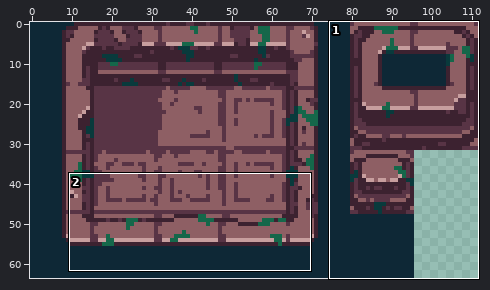
Sprite sheet -- Assets/Art/Models/Backgrounds/MossyTiles.png. Above: a wide view before the commit, with the close-up outlined.
Close-up. Old version:
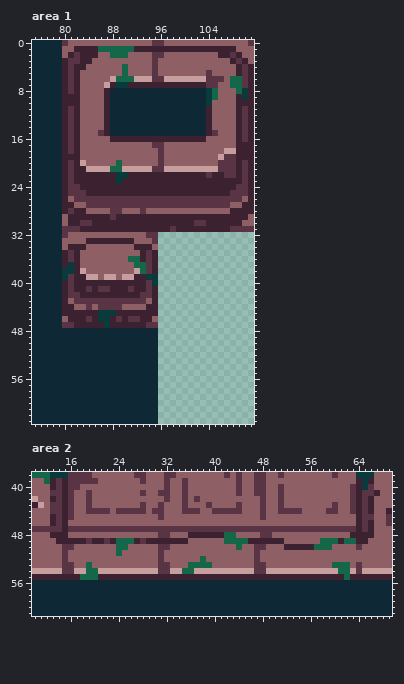
The file is 112x64 pixels. Shown: area 1: x 75..111, y 0..63; area 2: x 10..69, y 38..61.
And afterwards:
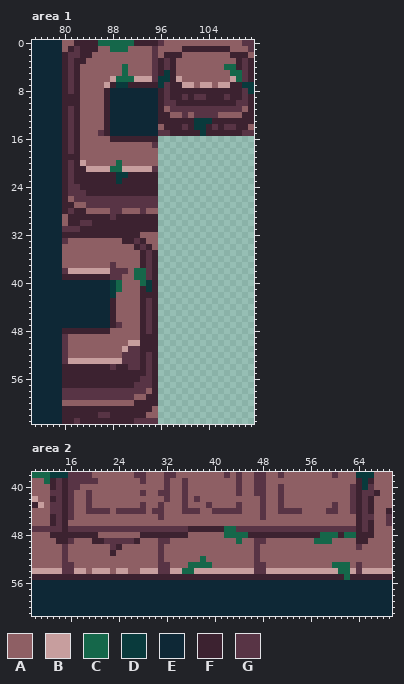
Palette (. is transparent): A #8e5f64  B #c79e9e  C #15674a  D #093a3c  E #0e2836  F #3c2230  G #583445
Diff:
Changed rows in their new state; - is an unchanged pixel.
Area 1:
first column x 80:
 0 A-FFFFCCCCCCFFFF--------------G-
 1 -FG---AA---AAAAGAAAA--------A--G
 2 FG---A--AAA-----AFFF------AAF-F-
 3 --F-A-----------FGF---------AFGF
 4 ---A------------FGF--------CC---
 5 ----------------FDF-----A---CC--
 6 ----------------DDF-AAAAAAA-B---
 7 ----------------DG--BBABBABBFFDD
 8 ----------------FGFFFFFFFFFFFFGD
 9 ----------------FGFFGFGGFFFGF-G-
10 ----------------FGGFFFFFFFFFFGG-
11 ----------------FAGGGGGGGGGGGGA-
12 ----------------FFAAGAGGGG---AF-
13 ----------------FFFFFFDDDFFFF-F-
14 ----------------AFFFGFDD-GFGG-FA
15 ----------------GGFFFFFD-FFFF--G
16 ----------------................
17 ----------------................
18 ----------------................
19 ----------------................
20 ----------------................
21 ----------------................
22 ----------------................
23 ----------------................
24 ----------------................
25 ----------------................
26 ----------------................
27 ----------------................
28 ----------------................
29 ----------------................
30 ----------------................
31 ----------------................
32 FFFFFFFFFFFFF-AA----------------
33 G---AAAAAA--GF-A----------------
34 -AAA---------G------------------
35 AAA-----------------------------
36 AAA--------AA-------------------
37 AAA-----G---AF------------------
38 GBB-BBBBGGG-C-------------------
39 FF--FFFFGGAACCGF----------------
40 EEEEEEEEDCAAACDF----------------
41 EEEEEEEEDCAAA-D-----------------
42 EEEEEEEEDAAAAFF-----------------
43 EEEEEEEEFAAAAFG-----------------
44 EEEEEEEEFA---FG-----------------
45 EEEEEEEEFAAAA-G-----------------
46 EEEEEEEE-AAAA-GF----------------
47 EEEEEEEE-GAAA--F----------------
48 FFFFFFFFAAAAAFGF----------------
49 GAAAAAAAAAAAAFFF----------------
50 GAAAAAAAAAABBFFF----------------
51 GAAAAAAAAABGGFFF----------------
52 GAAAAAAAAAGGGFGF----------------
53 GBBBBBBBBBGGGFGF----------------
54 FFFFFFFFGFFGGFGF----------------
55 FFFFFFFFFFFFFFGF----------------
56 FFFFFFFFFFFFFGGF----------------
57 FFFFFFFFFFFFGGGF----------------
58 GGGGGGGGGGGGGGAF----------------
59 GGGGGGGGGGGGAAFF----------------
60 AAAAAAAAAAAAFFFF----------------
61 FFFFFFFFFFFFFFFA----------------
62 FFFFFFGGFFFFFFAA----------------
63 FFGFFFFFFFFFGGGG----------------
Area 2:
first column x 16:
47 --------------------FFFFFFCC--------------------
48 FFFFF-------FFFFFFFFAAAAAA--CCFFFFFFFFFFFFCCCFCC
49 GAAA---GGGG-AAAGGAAA------AA-AAGGAAA-----C--AAAA
50 A------GFA------A-----------A---A---AAAAAAAA----
51 -------FA---------------------------------------
53 ---A--------------------------------------------
54 ---AB--A--AA------------------------------------
55 --FFF-------------------------------------------
